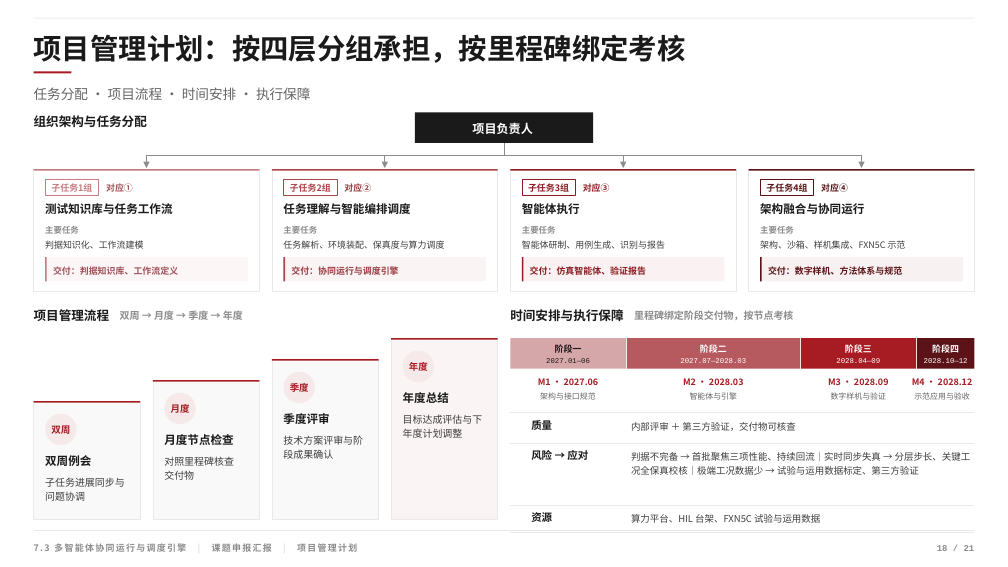
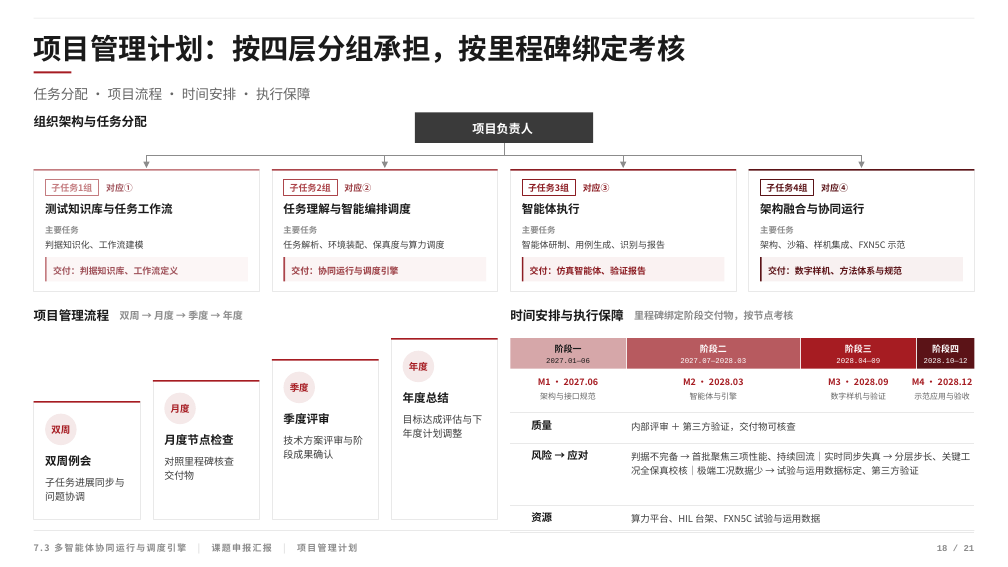
Before and after one commit to huosi012/PPT, a slide deck: slide 18 of 项目汇报PPT.pptx. Drawn at 1008x567 pixels with LibreOffice and Linux fonts; fonts in the diff are those of the drawing; background and template pictures are left out. Boxes give left, top, right and bottom in pixels: in the first picture for what was removed or moved away, otherwise in the second. Text is boxed around its words. In the diff, an @@ line names an element or a change of style, - is before the commit and + after.

```diff
--- a/项目汇报PPT.pptx
+++ b/项目汇报PPT.pptx
@@ rectangle at [415,113,594,143]: fill #1A1A1A to #3A3A3A @@
```
Also in this commit, not shown: 8 other slides changed, 24 other files.
